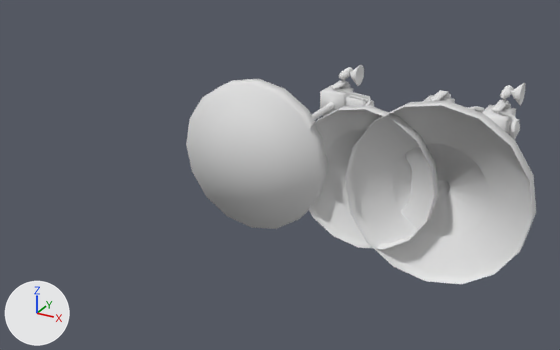
Two versions of the Blender file Models/cameras.blend, one commit apart.
Before and after are seen from a 50 mm lens placed at (2483.0, -4155.0, 1978.0), pointed at (-99.0, 540.0, -369.0). The axes (+X, +Y, +Z) are drawn at lower left. The lights are the same throughout.

Objects in the first picture: 'camera_dragPlayer', 'camera_dummy', 'camera_gate'.
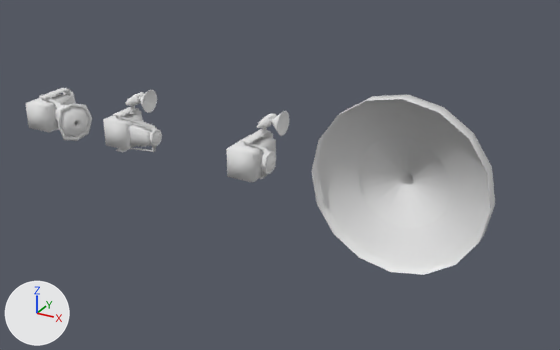
Where the change shows, as pixel boxes [x1, y1, x2, y2] in the pictures (560 x 350 px; the box of a moved part takes in the faces that stretch with it):
```json
{"object": "camera_dragPlayer", "change": "reshaped, moved", "before": [345, 83, 536, 284], "after": [226, 111, 289, 182], "on screen": "67% narrower, 64% shorter"}
{"object": "camera_stand", "change": "added", "after": [311, 95, 495, 275]}
{"object": "camera_gate", "change": "reshaped, moved", "before": [186, 65, 374, 229], "after": [103, 90, 162, 152], "on screen": "68% narrower, 62% shorter"}
{"object": "camera_dummy", "change": "reshaped, moved", "before": [308, 90, 484, 249], "after": [26, 88, 92, 141], "on screen": "62% narrower, 66% shorter"}
{"part": 1, "of": "me_cube_002", "change": "moved or reshaped", "before": [422, 90, 484, 113], "after": [26, 88, 92, 141]}
{"part": 2, "of": "me_cube_002", "change": "deleted", "before": [308, 105, 439, 249]}
{"part": 3, "of": "me_cube_001", "change": "moved or reshaped", "before": [482, 99, 520, 139], "after": [226, 127, 276, 182]}
{"part": 4, "of": "me_cube_001", "change": "moved or reshaped", "before": [500, 85, 514, 99], "after": [257, 113, 277, 129]}
{"part": 5, "of": "me_cube_001", "change": "moved or reshaped", "before": [510, 83, 525, 106], "after": [271, 111, 289, 136]}
{"part": 6, "of": "me_cube_001", "change": "deleted", "before": [345, 101, 536, 284]}
{"part": 7, "of": "me_cube", "change": "moved or reshaped", "before": [320, 79, 374, 116], "after": [103, 105, 162, 152]}
{"part": 8, "of": "me_cube", "change": "moved or reshaped", "before": [339, 67, 353, 80], "after": [125, 92, 145, 106]}
{"part": 9, "of": "me_cube", "change": "moved or reshaped", "before": [349, 65, 364, 86], "after": [139, 90, 157, 113]}
{"part": 10, "of": "me_cube", "change": "deleted", "before": [186, 79, 334, 229]}
```

Scene script edits in JSON lines:
```json
{"block": "me_cube_002", "where": "me_cube_002.from_pydata(...)  # 449 vertices, 434 faces; spans x -471.0..471.0, y -36.0..1625.0, z -471.0..471.0"}
{"block": "me_cube_002", "where": "# used by ob_camera_dummy; location = (797.0, 0.0, 0.0)"}
{"block": "me_cube_002", "change": "me_cube_002 part 1: the loose piece of 321 vertices spanning x -100.0..386.0, y 1176.0..1625.0, z -149.0..149.0 is moved by (-100.0, -1376.0, 0.0)"}
{"block": "me_cube_002", "change": "me_cube_002 part 2: the loose piece of 128 vertices spanning x -471.0..471.0, y -36.0..1251.0, z -471.0..471.0 is deleted"}
{"block": "me_cube_001", "where": "me_cube_001.from_pydata(...)  # 787 vertices, 775 faces; spans x -577.0..577.0, y -54.0..1704.0, z -577.0..577.0"}
{"block": "me_cube_001", "where": "# used by ob_camera_dragplayer; location = (1269.0, 0.0, 0.0)"}
{"block": "me_cube_001", "change": "me_cube_001 part 3: the loose piece of 339 vertices spanning x -100.0..173.0, y 1232.0..1597.0, z -142.0..166.0 is moved by (-8.0, -1403.0, -10.0)"}
{"block": "me_cube_001", "change": "me_cube_001 part 4: the loose piece of 174 vertices spanning x -36.0..37.0, y 1469.0..1677.0, z 155.0..229.0 is moved by (-8.0, -1403.0, -10.0)"}
{"block": "me_cube_001", "change": "me_cube_001 part 5: the loose piece of 146 vertices spanning x 20.0..115.0, y 1529.0..1704.0, z 105.0..279.0 is moved by (-8.0, -1403.0, -10.0)"}
{"block": "me_cube_001", "change": "me_cube_001 part 6: the loose piece of 128 vertices spanning x -577.0..577.0, y -54.0..1242.0, z -577.0..577.0 is deleted"}
{"block": "me_cube", "where": "me_cube.from_pydata(...)  # 830 vertices, 831 faces; spans x -519.0..519.0, y -50.0..1576.0, z -519.0..519.0"}
{"block": "me_cube", "where": "# used by ob_camera_gate; location = (0.0, 0.0, 0.0)"}
{"block": "me_cube", "change": "me_cube part 7: the loose piece of 429 vertices spanning x -100.0..316.0, y 1212.0..1470.0, z -142.0..166.0 is moved by (-48.0, -1327.0, -11.0)"}
{"block": "me_cube", "change": "me_cube part 8: the loose piece of 142 vertices spanning x -36.0..37.0, y 1367.0..1550.0, z 155.0..229.0 is moved by (-48.0, -1327.0, -11.0)"}
{"block": "me_cube", "change": "me_cube part 9: the loose piece of 146 vertices spanning x 20.0..115.0, y 1402.0..1576.0, z 105.0..279.0 is moved by (-48.0, -1327.0, -11.0)"}
{"block": "me_cube", "change": "me_cube part 10: the loose piece of 113 vertices spanning x -519.0..519.0, y -50.0..1222.0, z -519.0..519.0 is deleted"}
{"op": "add", "block": "me_cube_003", "code": ["me_cube_003 = bpy.data.meshes.new('Cube.003')", "me_cube_003.from_pydata(...)  # 128 vertices, 112 faces; spans x -577.0..577.0, y -54.0..1242.0, z -577.0..577.0", "me_cube_003.polygons.foreach_set('use_smooth', [True] * 112)", "me_cube_003.materials.append(mat_material)  # white #e7e7e7"]}
{"op": "set", "path": "ob_camera_dummy.location", "old": "(797.0, 0.0, 0.0)", "new": "(-1744.0, 0.0, 0.0)"}
{"op": "set", "path": "ob_camera_dragplayer.location", "old": "(1269.0, 0.0, 0.0)", "new": "(0.0, 0.0, 0.0)"}
{"op": "set", "path": "ob_camera_gate.location", "old": "(0.0, 0.0, 0.0)", "new": "(-1049.0, 0.0, 0.0)"}
{"op": "add", "block": "ob_camera_stand", "code": ["ob_camera_stand = bpy.data.objects.new('camera_stand', me_cube_003)", "ob_camera_stand.location = (1034.0, 0.0, 0.0)"]}
```
